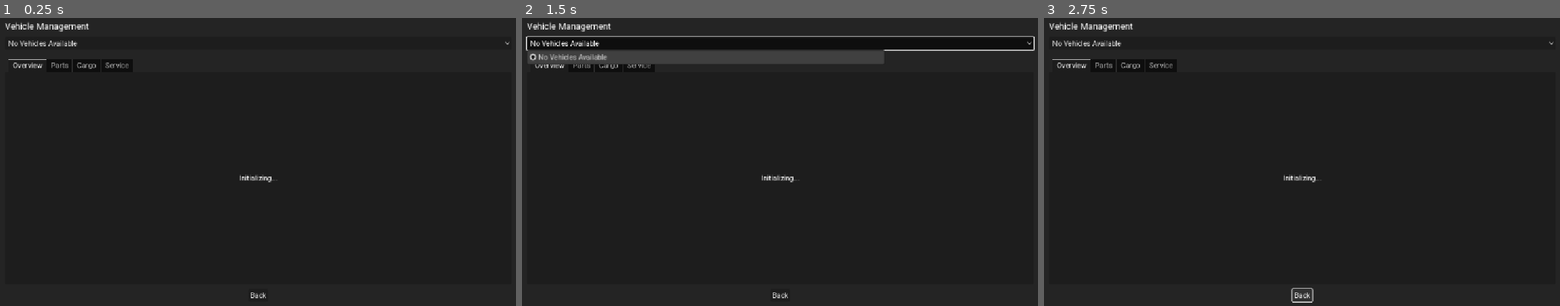
Above: before the commit, frames 1-3 (left to right).
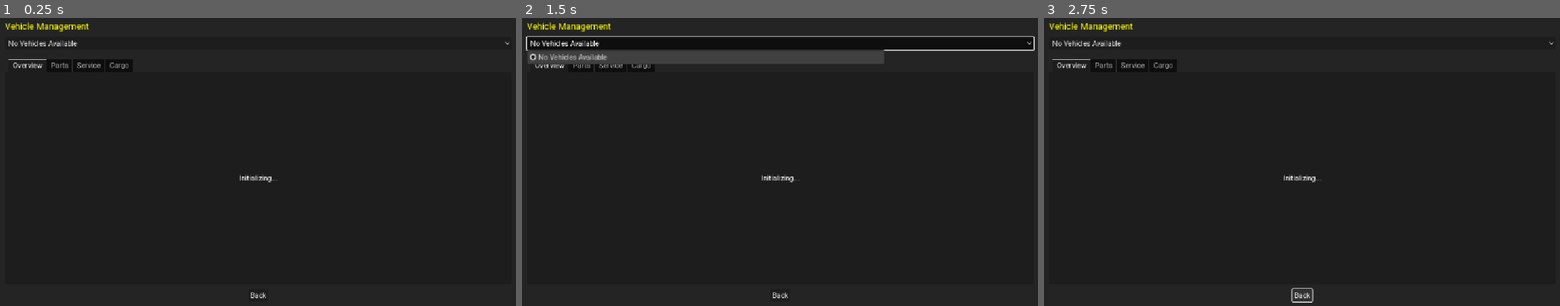
Above: after the commit, the same moments.

Repository: OoriData/DF_Godot
Game: Godot game, scene res://Scenes/ConvoyVehicleMenu.tscn
Two runs of this game, one before a commit and one after it. Both use one fixed random seed, a clock stepped at 60 frames per second and the inputs below. This scene is started directly instead of the project's main scene.
Inputs (mouse positions are in pixels of both pictures, inside the frame that each line leads up to):
- Up to frame 1 (0.25 s): no input
- Up to frame 2 (1.5 s): tap Enter at 0.5 s; move the mouse to (893, 147) at 0.52 s; click (893, 147) at 0.67 s; click "No Vehicles Available" at 1.25 s
- Up to frame 3 (2.75 s): click "Back" at 2 s

The runs differ from the first frame. In frame 1, 0.3% of the frame differs, in the area x 1-25%, y 1-19%; in frame 2, 0.3%; in frame 3, 0.3%.

Commit message:
Vehicle menu UI changes

Diff:
--- a/Scenes/ConvoyVehicleMenu.tscn
+++ b/Scenes/ConvoyVehicleMenu.tscn
@@ -107,15 +107,6 @@
 size_flags_horizontal = 3
 size_flags_vertical = 3
 
-[node name="Cargo" type="ScrollContainer" parent="MainVBox/VehicleTabContainer"]
-visible = false
-layout_mode = 2
-
-[node name="CargoVBox" type="VBoxContainer" parent="MainVBox/VehicleTabContainer/Cargo"]
-layout_mode = 2
-size_flags_horizontal = 3
-size_flags_vertical = 3
-
 [node name="Service" type="ScrollContainer" parent="MainVBox/VehicleTabContainer"]
 visible = false
 layout_mode = 2
@@ -130,6 +121,15 @@
 size_flags_horizontal = 3
 size_flags_vertical = 3
 
+[node name="Cargo" type="ScrollContainer" parent="MainVBox/VehicleTabContainer"]
+visible = false
+layout_mode = 2
+
+[node name="CargoVBox" type="VBoxContainer" parent="MainVBox/VehicleTabContainer/Cargo"]
+layout_mode = 2
+size_flags_horizontal = 3
+size_flags_vertical = 3
+
 [node name="BackButton" type="Button" parent="MainVBox"]
 layout_mode = 2
 size_flags_horizontal = 4
--- a/Scripts/Menus/convoy_vehicle_menu.gd
+++ b/Scripts/Menus/convoy_vehicle_menu.gd
@@ -93,6 +93,7 @@
 
 	# Make the title label clickable to return to the convoy overview
 	if is_instance_valid(title_label):
+		title_label.add_theme_color_override("font_color", Color.YELLOW)
 		title_label.mouse_filter = Control.MOUSE_FILTER_STOP # Allow it to receive mouse events
 		title_label.gui_input.connect(_on_title_label_gui_input)
 
@@ -518,9 +519,9 @@
 			parts_vbox.add_child(sep)
 			var category_label = Label.new()
 			category_label.text = category_name + ":"
-			# Make category headers more prominent to act as the "bold title"
+			# Make category headers more prominent and match menu accent color
 			category_label.add_theme_font_size_override("font_size", 16)
-			category_label.add_theme_color_override("font_color", Color.AQUAMARINE)
+			category_label.add_theme_color_override("font_color", Color.YELLOW)
 			parts_vbox.add_child(category_label)
 
 			# Sort parts within each category deterministically by name (lower), then slot, then id
@@ -918,7 +919,7 @@
 	var perf_mods_label = Label.new()
 	perf_mods_label.text = "Performance Modifiers:"
 	perf_mods_label.add_theme_font_size_override("font_size", 16)
-	perf_mods_label.add_theme_color_override("font_color", Color.CYAN)
+	perf_mods_label.add_theme_color_override("font_color", Color.YELLOW)
 	parent_vbox.add_child(perf_mods_label)
 
 	var perf_grid = GridContainer.new()
@@ -948,7 +949,7 @@
 	var resource_label = Label.new()
 	resource_label.text = "Resource & Capacity:"
 	resource_label.add_theme_font_size_override("font_size", 16)
-	resource_label.add_theme_color_override("font_color", Color.CYAN)
+	resource_label.add_theme_color_override("font_color", Color.YELLOW)
 	parent_vbox.add_child(resource_label)
 
 	var resource_grid = GridContainer.new()
--- a/Scripts/Menus/mechanics_menu.gd
+++ b/Scripts/Menus/mechanics_menu.gd
@@ -717,7 +717,7 @@
 		var header = Label.new()
 		header.text = slot_name.capitalize().replace("_", " ")
 		header.add_theme_font_size_override("font_size", 16)
-		header.add_theme_color_override("font_color", Color.AQUAMARINE)
+		header.add_theme_color_override("font_color", Color.YELLOW)
 		parts_vbox.add_child(header)
 
 		for part in by_slot[slot_name]:
@@ -1487,7 +1487,7 @@
 	compatible_box.add_theme_constant_override("separation", 6)
 	var comp_header = Label.new()
 	comp_header.text = "Compatible replacements"
-	comp_header.add_theme_color_override("font_color", Color(0.6, 1.0, 0.6))
+	comp_header.add_theme_color_override("font_color", Color.YELLOW)
 	comp_header.add_theme_font_size_override("font_size", 16)
 	compatible_box.add_child(comp_header)
 
@@ -1495,7 +1495,7 @@
 	incompatible_box.add_theme_constant_override("separation", 6)
 	var incomp_header = Label.new()
 	incomp_header.text = "Not compatible"
-	incomp_header.add_theme_color_override("font_color", Color(1.0, 0.6, 0.6))
+	incomp_header.add_theme_color_override("font_color", Color.YELLOW)
 	incomp_header.add_theme_font_size_override("font_size", 16)
 	incompatible_box.add_child(incomp_header)
 
